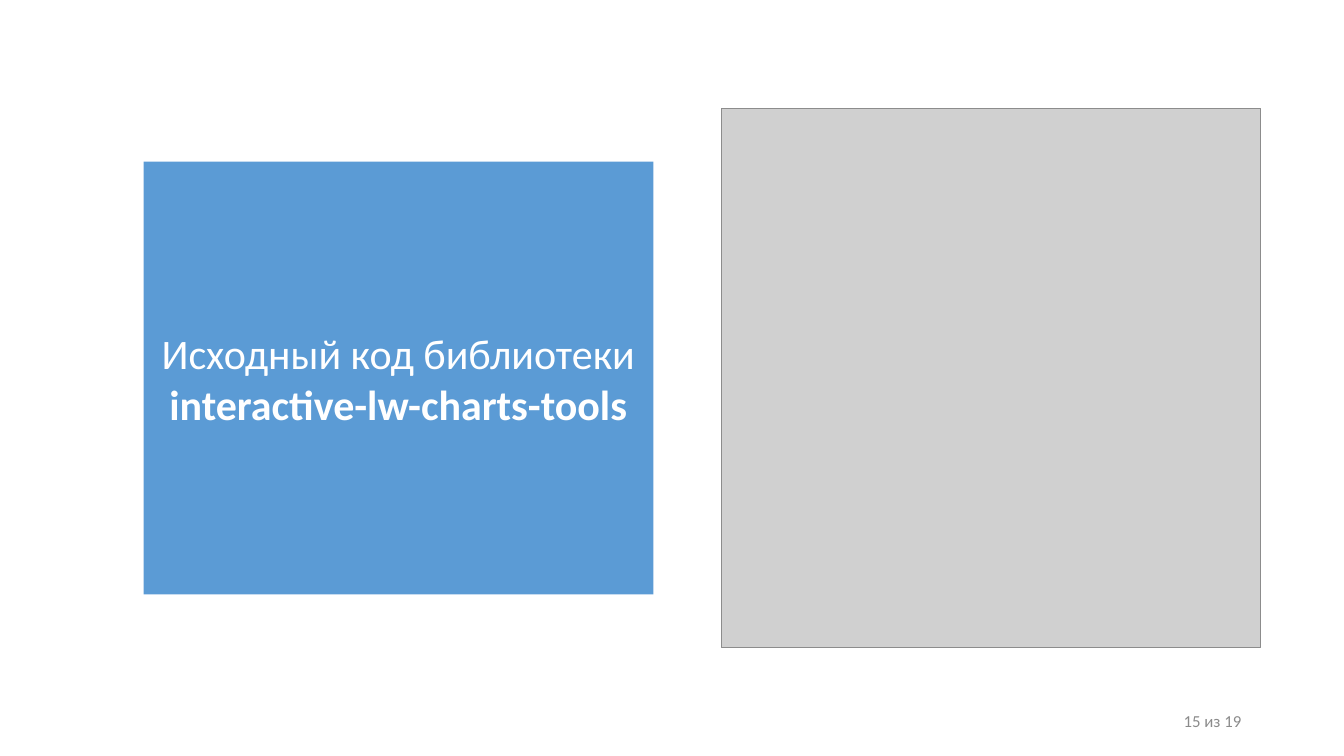
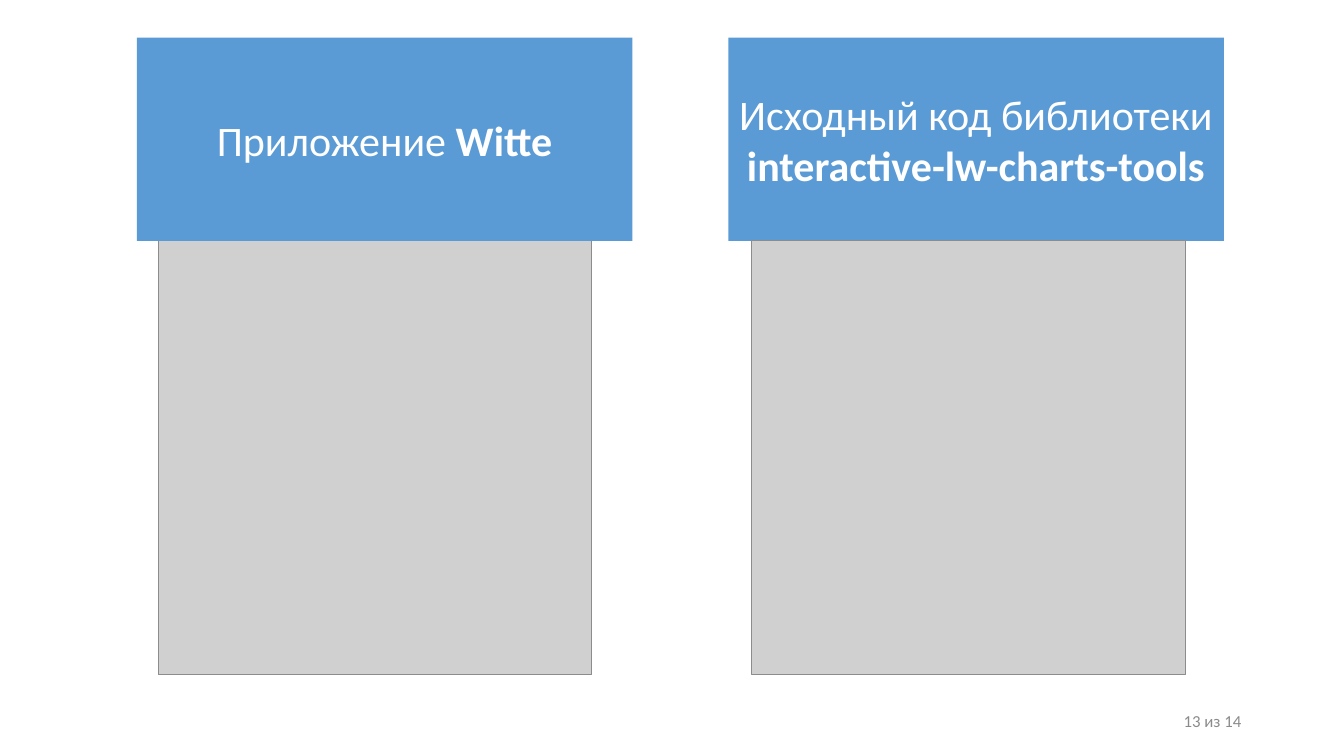
Before and after one commit to IliiaDenisov/masters-thesis, a slide deck: slide 13 of src/Презентация диплома.pptx (slide 15 before the commit). Drawn at 1344x756 pixels with LibreOffice and Linux fonts; fonts in the diff are those of the drawing; grey boxes stand for pictures. Boxes give left, top, right and bottom in pixels: in the first picture for what was removed or moved away, otherwise in the second. Text is boxed around its words. In the diff, an @@ line names an element or a change of style, - is before the commit and + after.

```diff
--- a/src/Презентация диплома.pptx
+++ b/src/Презентация диплома.pptx
@@ rectangle added at bbox=[137, 37, 633, 241], fill #5B9BD5, 30 pt, text #FFFFFF @@
+Приложение Witte
@@ rectangle "Исходный код библиотеки": place and size @@
-rectangle "Исходный код библиотеки" at bbox=[143, 161, 653, 594]
+rectangle "Исходный код библиотеки" at bbox=[729, 37, 1225, 241]
@@ picture added at bbox=[158, 241, 592, 675] @@
@@ picture: place and size @@
-picture at bbox=[722, 108, 1261, 647]
+picture at bbox=[752, 241, 1186, 675]
@@ text at bbox=[1184, 716, 1241, 727]: text changed @@
-15 из 19
+13 из 14
```
Also in this commit, not shown: 12 other slides changed, 5 slides removed.
